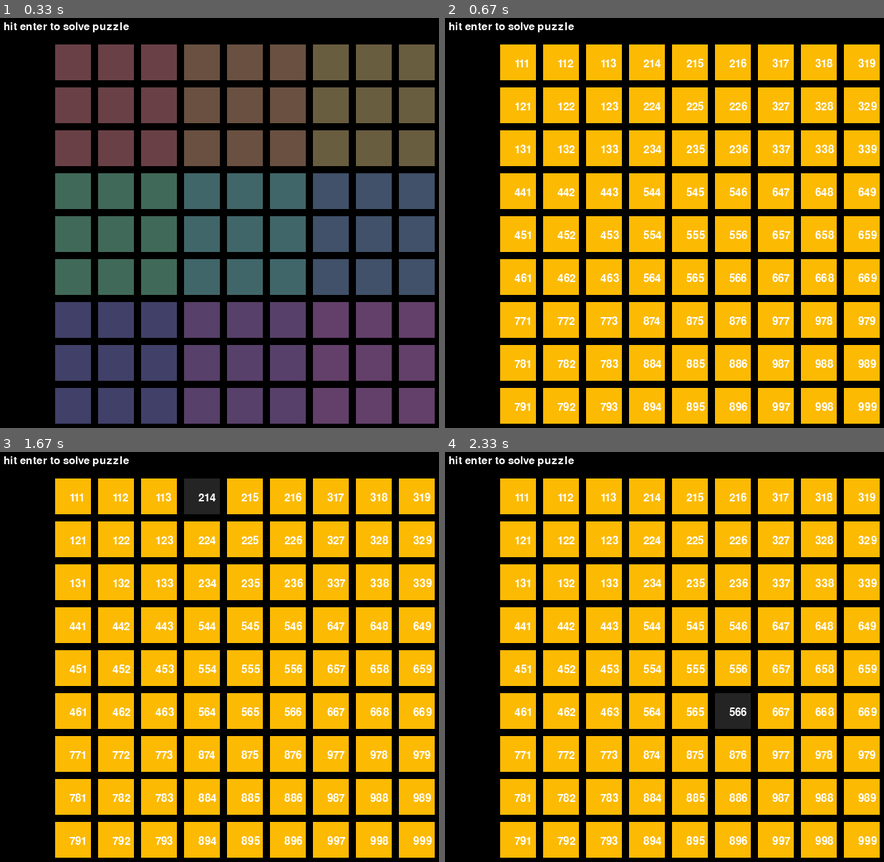
Above: before the commit, frames 1-4 (two rows, left to right).
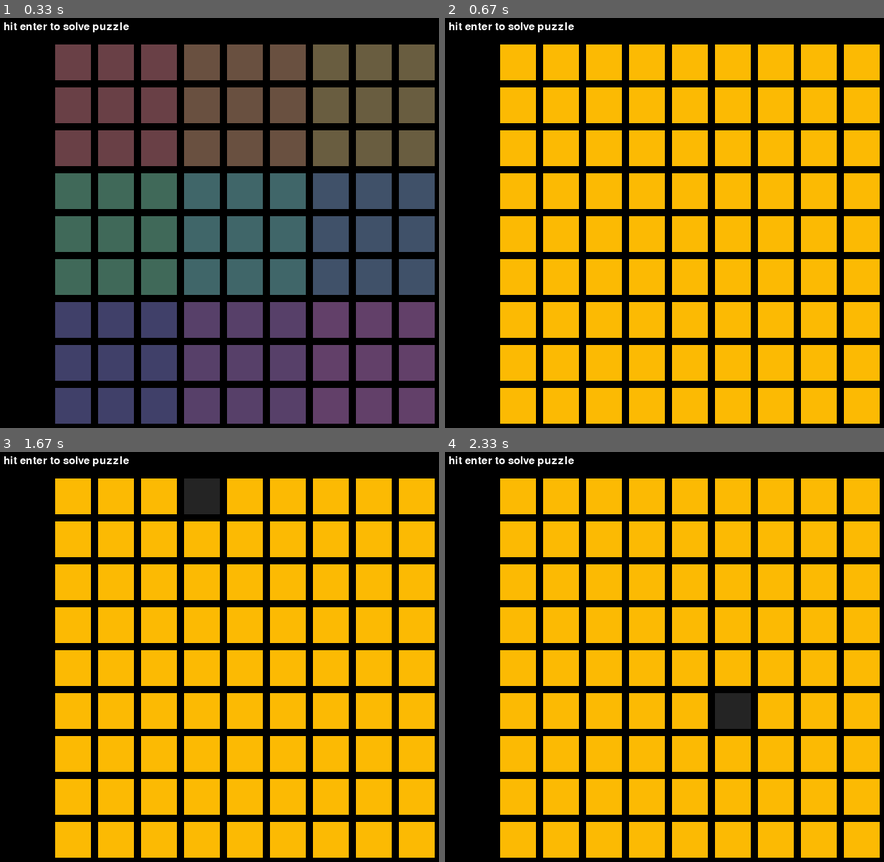
Above: after the commit, the same moments.

Repository: KarinaJadia/Other-Projects
Game: pygame game, started from pygame-tests/sudoku-solver.py
The game is run twice, just before and just after one commit, with the same random seed, the same clock (stepped at 60 frames per second) and the same inputs.
Inputs (mouse positions are in pixels of both pictures, inside the frame that each line leads up to):
- Up to frame 1 (0.33 s): no input
- Up to frame 2 (0.67 s): tap Enter at 0.33 s
- Up to frame 3 (1.67 s): click (144, 669) at 0.72 s; click (105, 599) at 1.05 s; click (201, 497) at 1.38 s
- Up to frame 4 (2.33 s): click (743, 521) at 1.72 s; click (739, 710) at 2.05 s

Frame 1 is identical in both runs. In frame 2, 4.2% of the frame differs, in the area x 15-99%, y 9-96%; in frame 3, 4.2%; in frame 4, 4.2%.

Commit message:
okay maybe python being dynamically typed is kind of annoying

Diff:
--- a/pygame-tests/sudoku-solver.py
+++ b/pygame-tests/sudoku-solver.py
@@ -35,21 +35,83 @@
         "color": colors[(i//9)//3][(i%9)//3], # this is so that it can have a 'clicked on' color
         "text": '', # the text stored in it
         "active": False,
-        "row": i // 9 + 1, # stores row (goes from 1 to 9)
-        "col": i % 9 + 1, # stores column (goes from 1 to 9)
-        "set": set_num[(i//9)//3][(i%9)//3], # which 'set' of boxes it is (goes from 1 to 9)
-        "id": set_num[(i//9)//3][(i%9)//3]*100 + (i//9+1) * 10 + i%9+1
+        "id": set_num[(i//9)//3][(i%9)//3]*100 + (i//9+1) * 10 + i%9+1 # i think it will make it easier to reference
+        # i//9+1 is row (1-9) and i%9+1 is column (1-9)
     }
     boxes.append(box)
 
 def solve():
+    set1 = {'possible': [1,2,3,4,5,6,7,8,9],'unsolved': []}
+    set2 = {'possible': [1,2,3,4,5,6,7,8,9],'unsolved': []}
+    set3 = {'possible': [1,2,3,4,5,6,7,8,9],'unsolved': []}
+    set4 = {'possible': [1,2,3,4,5,6,7,8,9],'unsolved': []}
+    set5 = {'possible': [1,2,3,4,5,6,7,8,9],'unsolved': []}
+    set6 = {'possible': [1,2,3,4,5,6,7,8,9],'unsolved': []}
+    set7 = {'possible': [1,2,3,4,5,6,7,8,9],'unsolved': []}
+    set8 = {'possible': [1,2,3,4,5,6,7,8,9],'unsolved': []}
+    set9 = {'possible': [1,2,3,4,5,6,7,8,9],'unsolved': []}
     for box in boxes:
-        if box['text'] != '':
-            pass
-        else:
+        # fancy color changing
+        if box['text'] == '':
             box['passive color'] = (252, 186, 3)
             box['color'] = (252, 186, 3)
-        box['text'] = str(box['id'])
+
+        # each set dictionary will store the leftover possible solutions within the set and the unsolved boxes
+        if box['id'] < 200:
+            if box['text'] != '':
+                set1[box['id']] = int(box['text'])
+                set1['possible'].remove(int(box['text']))
+            else:
+                set1['unsolved'].append(box['id'])
+        elif box['id'] < 300:
+            if box['text'] != '':
+                set2[box['id']] = int(box['text'])
+                set2['possible'].remove(int(box['text']))
+            else:
+                set2['unsolved'].append(box['id'])
+        elif box['id'] < 400:
+            if box['text'] != '':
+                set3[box['id']] = int(box['text'])
+                set3['possible'].remove(int(box['text']))
+            else:
+                set3['unsolved'].append(box['id'])
+        elif box['id'] < 500:
+            if box['text'] != '':
+                set4[box['id']] = int(box['text'])
+                set4['possible'].remove(int(box['text']))
+            else:
+                set4['unsolved'].append(box['id'])
+        elif box['id'] < 600:
+            if box['text'] != '':
+                set5[box['id']] = int(box['text'])
+                set5['possible'].remove(int(box['text']))
+            else:
+                set5['unsolved'].append(box['id'])
+        elif box['id'] < 700:
+            if box['text'] != '':
+                set6[box['id']] = int(box['text'])
+                set6['possible'].remove(int(box['text']))
+            else:
+                set6['unsolved'].append(box['id'])
+        elif box['id'] < 800:
+            if box['text'] != '':
+                set7[box['id']] = int(box['text'])
+                set7['possible'].remove(int(box['text']))
+            else:
+                set7['unsolved'].append(box['id'])
+        elif box['id'] < 900:
+            if box['text'] != '':
+                set8[box['id']] = int(box['text'])
+                set8['possible'].remove(int(box['text']))
+            else:
+                set8['unsolved'].append(box['id'])
+        else:
+            if box['text'] != '':
+                set9[box['id']] = int(box['text'])
+                set9['possible'].remove(int(box['text']))
+            else:
+                set9['unsolved'].append(box['id'])
+    print(set1)
 
 # game
 while True:
